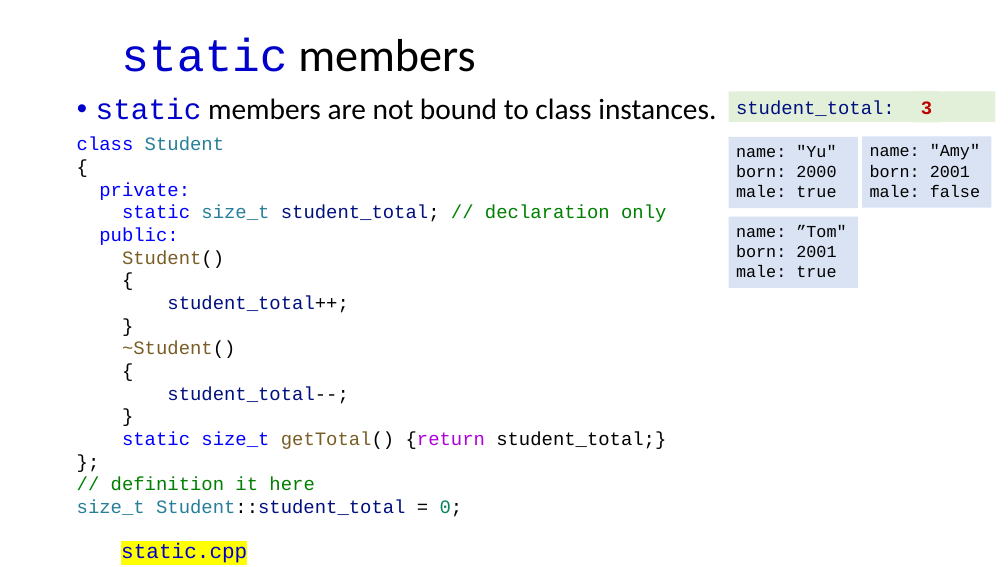
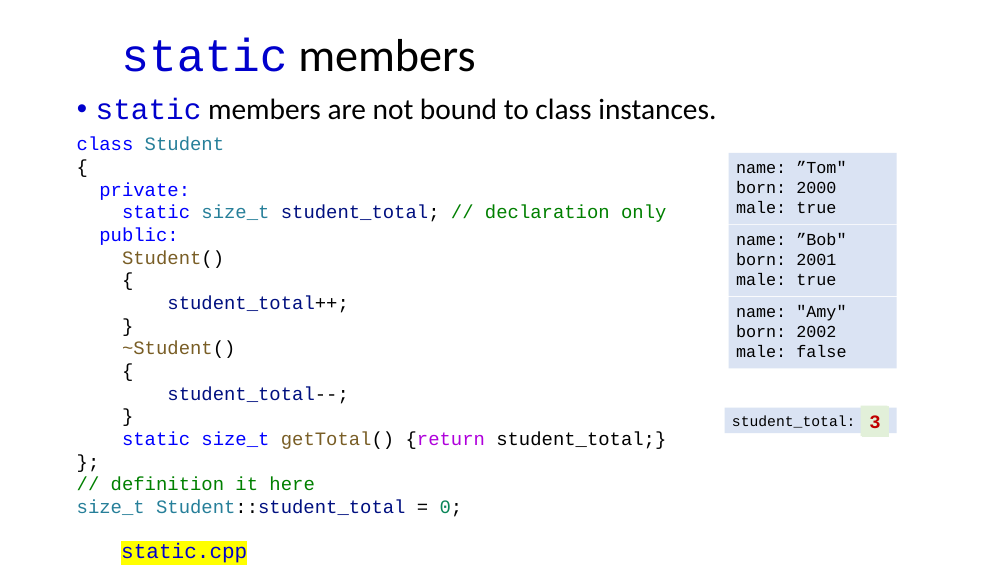
Before and after one commit to ShiqiYu/CPP, a slide deck: slide 20 of week09/Lecture09.pptx. Drawn at 1008x567 pixels with LibreOffice and Linux fonts; fonts in the diff are those of the drawing; background and template pictures are left out. Boxes give left, top, right and bottom in pixels: in the first picture for what was removed or moved away, otherwise in the second. Text is boxed around its words. In the diff, an @@ line names an element or a change of style, - is before the commit and + after.

```diff
--- a/week09/Lecture09.pptx
+++ b/week09/Lecture09.pptx
@@ rectangle "name: ”Tom"": place and size @@
-rectangle "name: ”Tom"" at <box>729,137,858,208</box>
+rectangle "name: ”Tom"" at <box>729,153,897,224</box>
@@ text in rectangle at <box>736,161,846,173</box>: text changed @@
-name: "Yu"
+name: ”Tom"
@@ text "name: ”Bob"": place and size @@
-text "name: ”Bob"" at <box>729,217,858,288</box>
+text "name: ”Bob"" at <box>736,233,846,285</box>
@@ text at <box>736,233,846,245</box>: text changed @@
-name: ”Tom"
+name: ”Bob"
@@ rectangle "name: "Amy"": place and size @@
-rectangle "name: "Amy"" at <box>862,136,991,207</box>
+rectangle "name: "Amy"" at <box>729,297,897,368</box>
@@ text in rectangle at <box>736,325,836,337</box>: text changed @@
-born: 2001
+born: 2002
@@ rectangle "student_total: 0": place and size @@
-rectangle "student_total: 0" at <box>729,91,996,122</box>
+rectangle "student_total: 0" at <box>724,408,897,433</box>
@@ rectangle "student_total: 0" at <box>724,408,897,433</box>: size 18 to 14 pt, text colour #001080 to #000000; fill #E2F0D9 to #DAE3F3 @@
@@ rectangle "2": place and size @@
-rectangle "2" at <box>912,91,938,122</box>
+rectangle "2" at <box>861,406,887,436</box>
@@ rectangle "3": place and size @@
-rectangle "3" at <box>913,92,940,123</box>
+rectangle "3" at <box>862,406,889,436</box>
@@ rectangle added at <box>862,407,889,437</box>, fill #E2F0D9, 18 pt, text #C00000, bold @@
+1
```
Also in this commit, not shown: 4 other slides changed, 11 other files.
